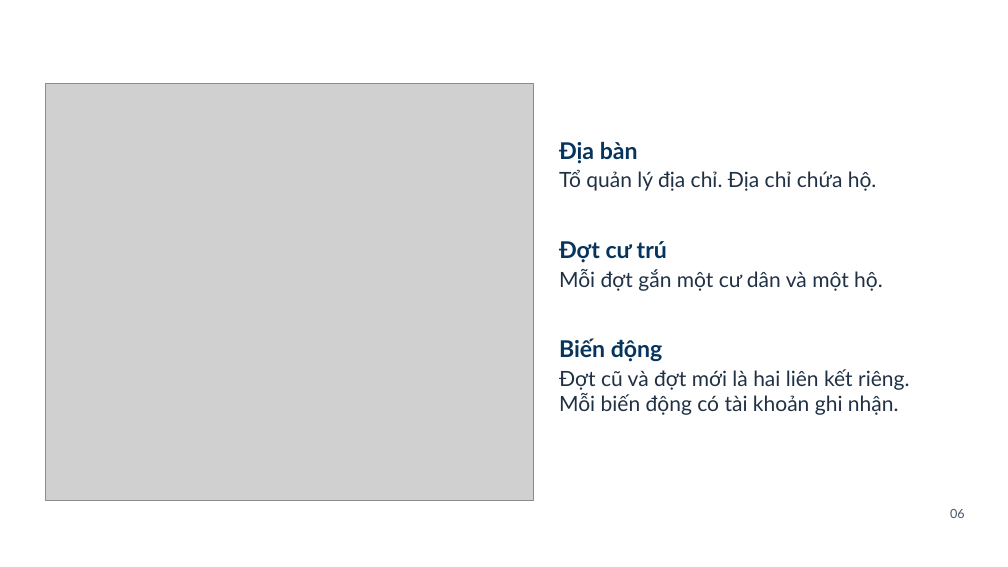
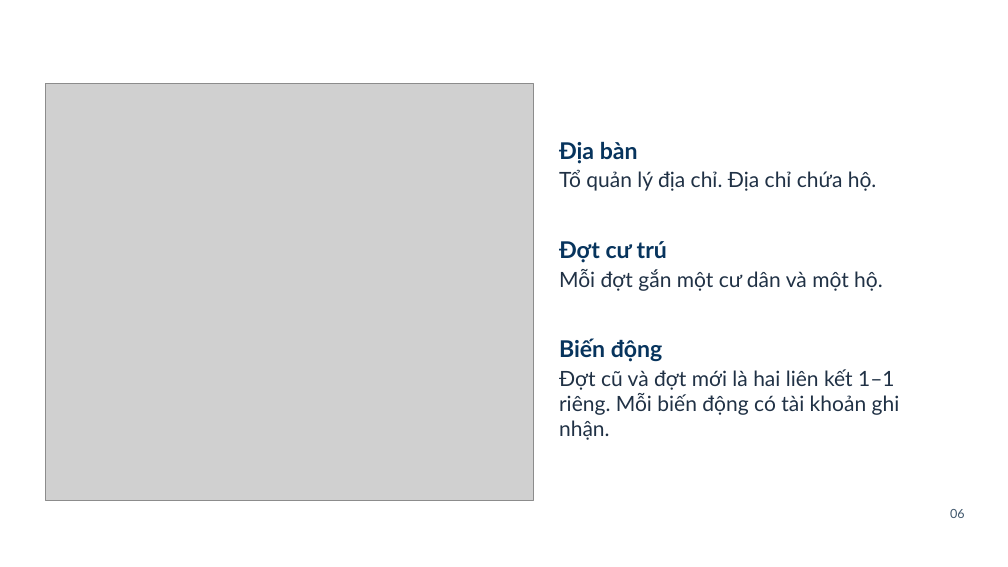
Before and after one commit to Linhlss/CSDL-Nh-m-38, a slide deck: slide 9 of presentation/CSDL_Nhom38_HUST_ThuyetTrinh.pptx. Drawn at 1008x567 pixels with LibreOffice and Linux fonts; fonts in the diff are those of the drawing; grey boxes stand for pictures; background and template pictures are left out. Boxes give left, top, right and bottom in pixels: in the first picture for what was removed or moved away, otherwise in the second. Text is boxed around its words. In the diff, an @@ line names an element or a change of style, - is before the commit and + after.

```diff
--- a/presentation/CSDL_Nhom38_HUST_ThuyetTrinh.pptx
+++ b/presentation/CSDL_Nhom38_HUST_ThuyetTrinh.pptx
@@ text at (559,369,900,440): text changed @@
-Đợt cũ và đợt mới là hai liên kết riêng. Mỗi biến động có tài khoản ghi nhận.
+Đợt cũ và đợt mới là hai liên kết 1–1 riêng. Mỗi biến động có tài khoản ghi nhận.
```
Also in this commit, not shown: 5 other slides changed, 50 other files.
